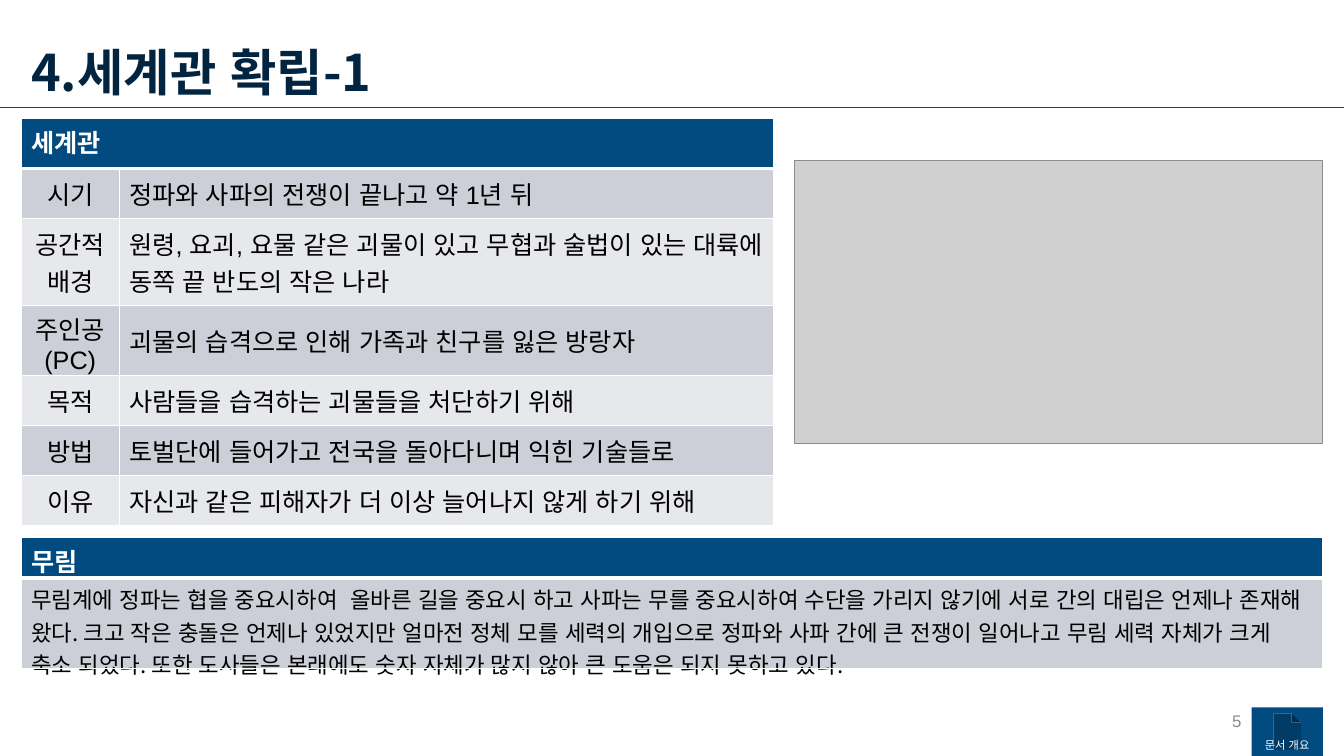
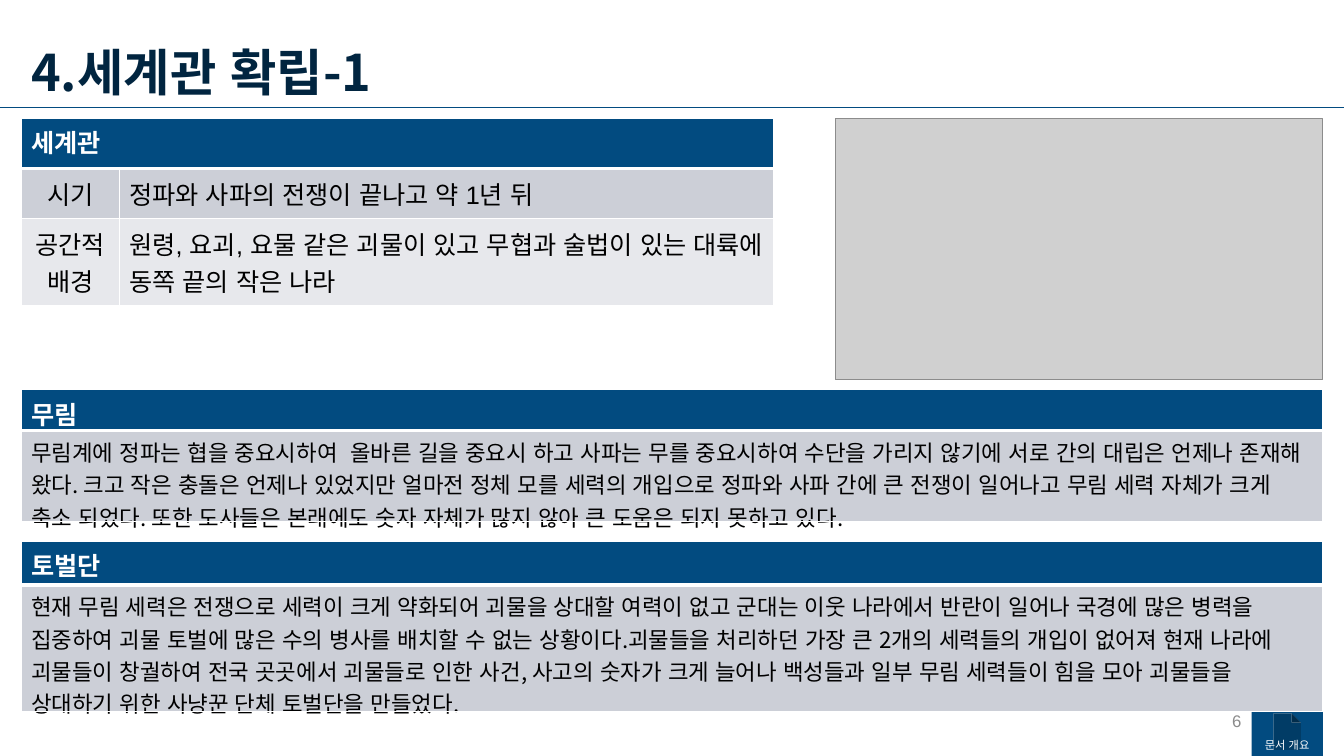
Before and after one commit to yjk0401/unityenginebasic_9th, a slide deck: slide 6 of 기획/메인 기획서.pptx (slide 5 before the commit). Drawn at 1344x756 pixels with LibreOffice and Linux fonts; fonts in the diff are those of the drawing; grey boxes stand for pictures. Boxes give left, top, right and bottom in pixels: in the first picture for what was removed or moved away, otherwise in the second. Text is boxed around its words. In the diff, an @@ line names an element or a change of style, - is before the commit and + after.

```diff
--- a/기획/메인 기획서.pptx
+++ b/기획/메인 기획서.pptx
@@ table at (21, 119, 773, 306) @@
-row 3: 공간적 배경 | 원령, 요괴, 요물 같은 괴물이 있고 무협과 술법이 있는 대륙에 동쪽 끝 반도의 작은 나라
-row 4: 주인공(PC) | 괴물의 습격으로 인해 가족과 친구를 잃은 방랑자
-row 5: 목적 | 사람들을 습격하는 괴물들을 처단하기 위해
-row 6: 방법 | 토벌단에 들어가고 전국을 돌아다니며 익힌 기술들로
-row 7: 이유 | 자신과 같은 피해자가 더 이상 늘어나지 않게 하기 위해
+row 3: 공간적 배경 | 원령, 요괴, 요물 같은 괴물이 있고 무협과 술법이 있는 대륙에 동쪽 끝의 작은 나라
@@ picture: place and size @@
-picture at (795, 160, 1323, 444)
+picture at (836, 119, 1324, 380)
@@ table: place and size @@
-table at (21, 537, 1323, 682)
+table at (21, 390, 1323, 535)
@@ table added at (21, 541, 1323, 722), 2 rows, 1 columns @@
+토벌단
+현재 무림 세력은 전쟁으로 세력이 크게 약화되어 괴물을 상대할 여력이 없고 군대는 이웃 나라에서 반란이 일어나 국경에 많은 병력을 집중하여 괴물 토벌에 많은 수의 병사를 배치할 수 없는 상황이다.괴물들을 처리하던 가장 큰 2개의 세력들의 개입이 없어져 현재 나라에 괴물들이 창궐하여 전국 곳곳에서 괴물들로 인한 사건, 사고의 숫자가 크게 늘어나 백성들과 일부 무림 세력들이 힘을 모아 괴물들을 상대하기 위한 사냥꾼 단체 토벌단을 만들었다.
```
Also in this commit, not shown: 4 other slides changed, 2 slides added, 1 slide removed, 1 other file.
